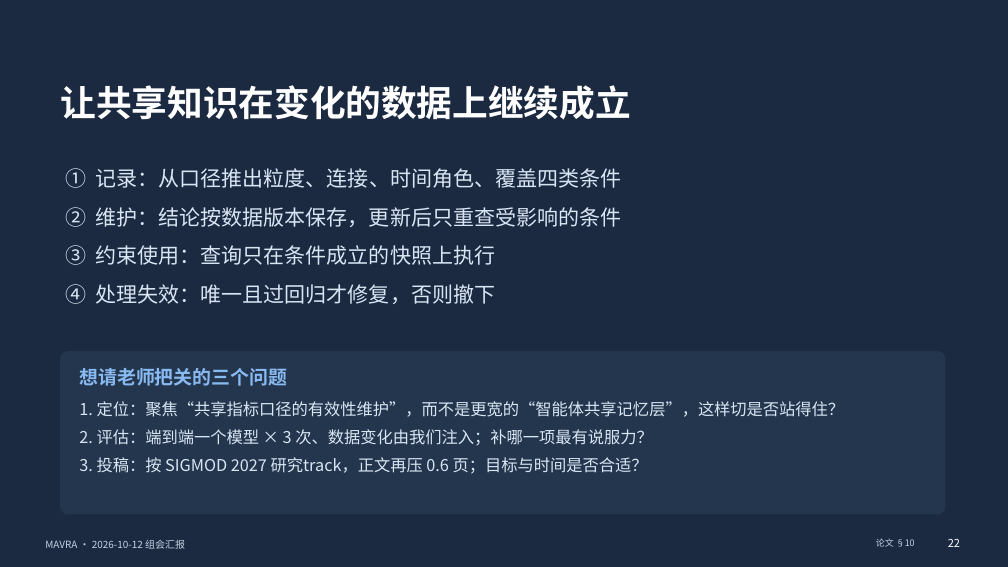
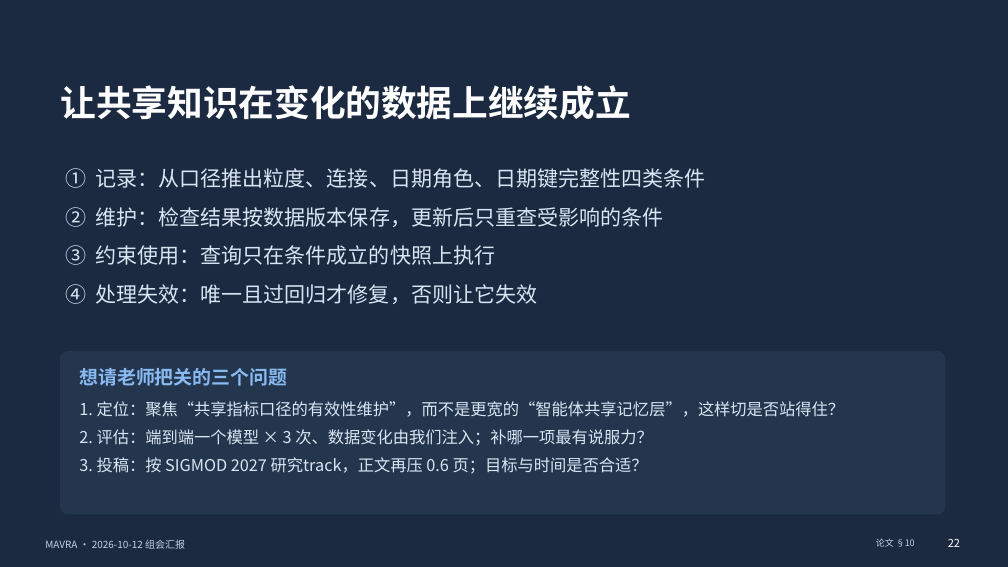
Before and after one commit to mmmttt000045/agent4db-adapter, a slide deck: slide 22 of docs/mavra-report-2026-10-12.pptx. Drawn at 1008x567 pixels with LibreOffice and Linux fonts; fonts in the diff are those of the drawing. Boxes give left, top, right and bottom in pixels: in the first picture for what was removed or moved away, otherwise in the second. Text is boxed around its words. In the diff, an @@ line names an element or a change of style, - is before the commit and + after.

```diff
--- a/docs/mavra-report-2026-10-12.pptx
+++ b/docs/mavra-report-2026-10-12.pptx
@@ text at (x1=65, y1=168, x2=705, y2=227): text changed @@
-① 记录：从口径推出粒度、连接、时间角色、覆盖四类条件
-② 维护：结论按数据版本保存，更新后只重查受影响的条件
+① 记录：从口径推出粒度、连接、日期角色、日期键完整性四类条件
+② 维护：检查结果按数据版本保存，更新后只重查受影响的条件
@@ text at (x1=65, y1=284, x2=537, y2=304): text changed @@
-④ 处理失效：唯一且过回归才修复，否则撤下
+④ 处理失效：唯一且过回归才修复，否则让它失效
```
Also in this commit, not shown: 22 other slides changed, 2 other files.
